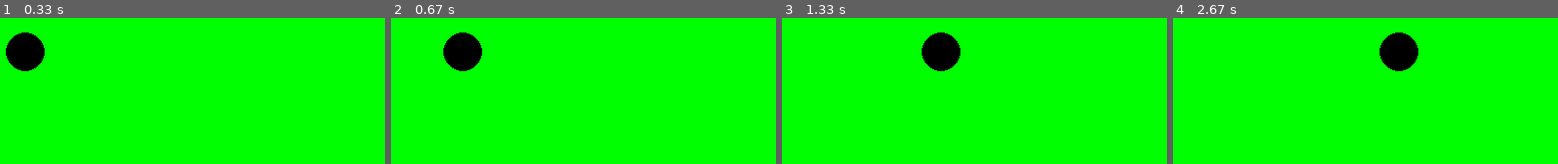
Above: before the commit, frames 1-4 (left to right).
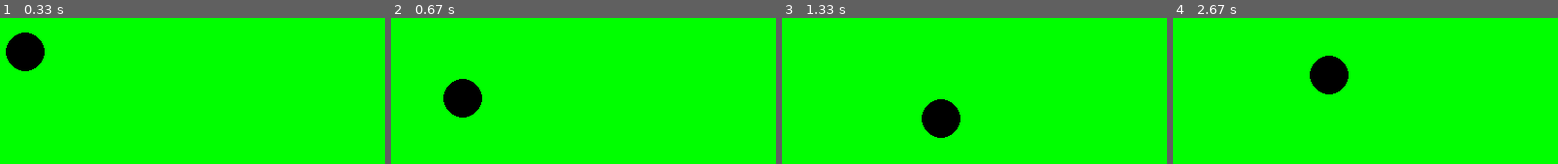
Above: after the commit, the same moments.

Repository: mauroantonioserrano/pygame
Game: pygame game, started from teclado.py
Same seed, same stepped clock (60 frames per second), same inputs: the game is played once before the commit and once after it.
Inputs:
- Up to frame 1 (0.33 s): no input
- Up to frame 2 (0.67 s): hold S from 0.33 s (still down); hold Right from 0.33 s (still down)
- Up to frame 3 (1.33 s): release S at 0.8 s; release Right at 0.8 s; hold Right 0.83-1.3 s
- Up to frame 4 (2.67 s): hold W 1.33-1.63 s; hold Right 1.67-2.13 s; hold A from 2.17 s (still down)

Frame 1 is identical in both runs. In frame 2, 4.1% of the frame differs, in the area x 13-24%, y 9-69%; in frame 3, 4.1%; in frame 4, 4.1%.

Commit message:
mover objetos con teclado alfabetico

Diff:
--- a/teclado.py
+++ b/teclado.py
@@ -19,23 +19,23 @@
             sys.exit()
 
         if i.type == pygame.KEYDOWN:
-            if i.key == pygame.K_LEFT:
+            if i.key == pygame.K_LEFT or i.key == pygame.K_a:
                 velocidadx=-3
-            elif i.key ==pygame.K_RIGHT:
+            elif i.key ==pygame.K_RIGHT or i.key == pygame.K_d:
                 velocidadx=3
-            elif i.key == pygame.K_UP:
+            elif i.key == pygame.K_UP or i.key == pygame.K_w:
                 velocidady=-3
-            elif i.key == pygame.K_DOWN:
+            elif i.key == pygame.K_DOWN or i.key == pygame.K_s:
                 velocidady=3
 
         if i.type == pygame.KEYUP:
-            if i.key == pygame.K_LEFT:
+            if i.key == pygame.K_LEFT or i.key == pygame.K_a:
                 velocidadx=0
-            elif i.key ==pygame.K_RIGHT:
+            elif i.key ==pygame.K_RIGHT or i.key == pygame.K_d:
                 velocidadx=0
-            elif i.key == pygame.K_UP:
+            elif i.key == pygame.K_UP or i.key == pygame.K_w:
                 velocidady=0
-            elif i.key == pygame.K_DOWN:
+            elif i.key == pygame.K_DOWN or i.key == pygame.K_s:
                 velocidady=0
 
 
